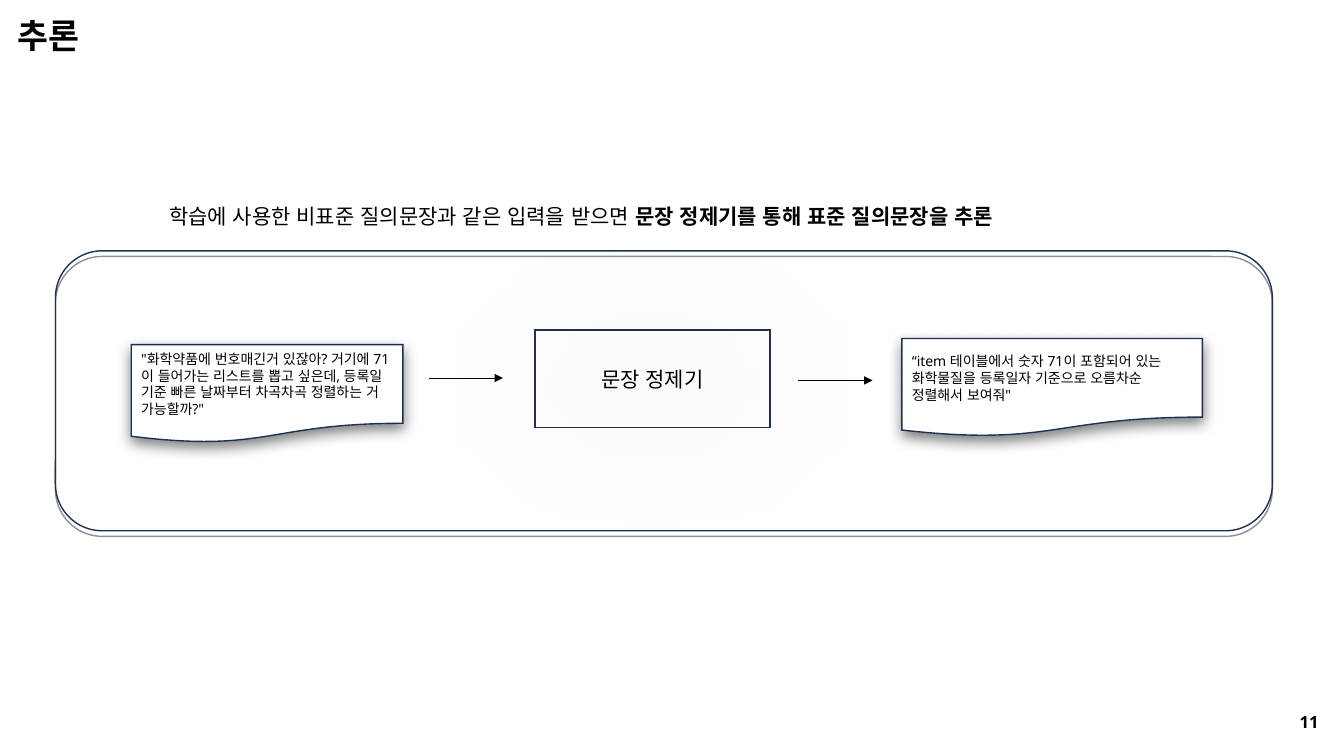
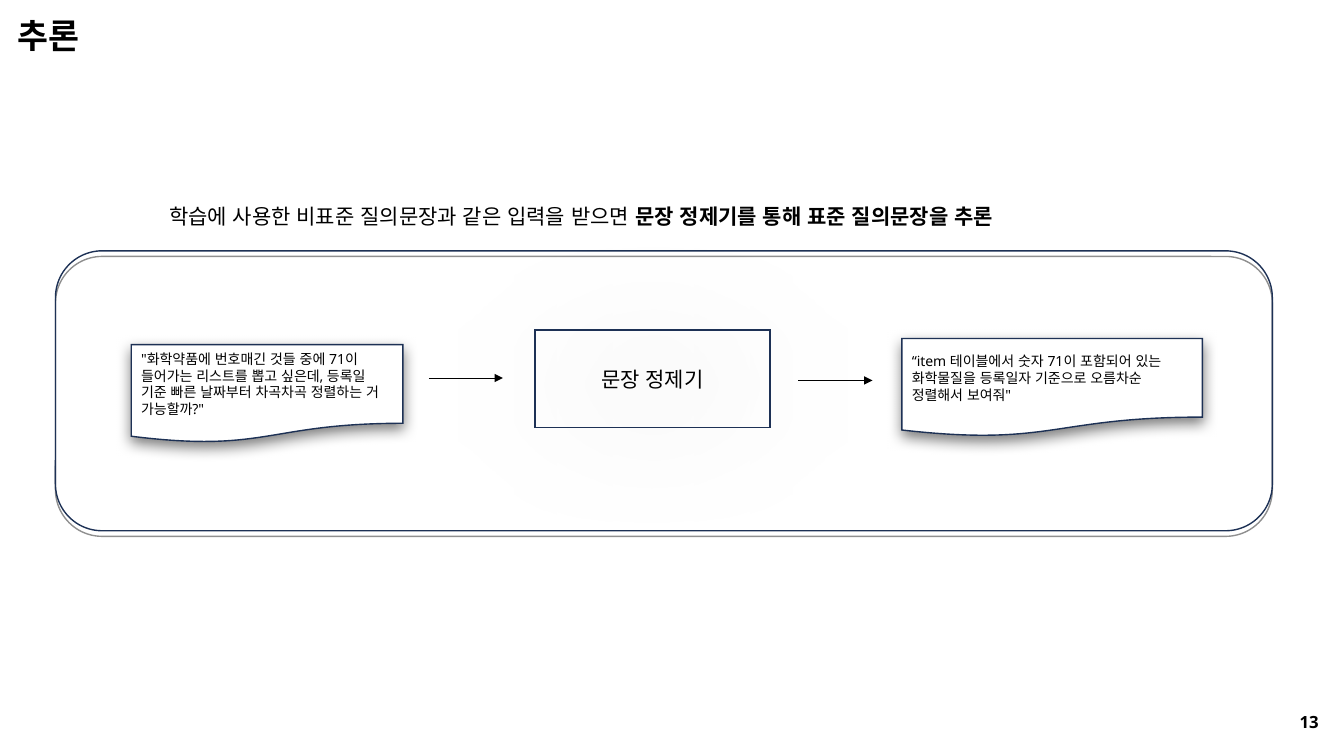
Before and after one commit to seungdeng/DELab, a slide deck: slide 12 of PPT/DSLab_이승건,송민섭_특허.pptx (slide 14 before the commit). Drawn at 1344x756 pixels with LibreOffice and Linux fonts; fonts in the diff are those of the drawing. Boxes give left, top, right and bottom in pixels: in the first picture for what was removed or moved away, otherwise in the second. Text is boxed around its words. In the diff, an @@ line names an element or a change of style, - is before the commit and + after.

```diff
--- a/PPT/DSLab_이승건,송민섭_특허.pptx
+++ b/PPT/DSLab_이승건,송민섭_특허.pptx
@@ text in flow chart document at box(141, 352, 379, 415): text changed @@
-"화학약품에 번호매긴거 있잖아? 거기에 71이 들어가는 리스트를 뽑고 싶은데, 등록일 기준 빠른 날짜부터 차곡차곡 정렬하는 거 가능할까?"
+"화학약품에 번호매긴 것들 중에 71이 들어가는 리스트를 뽑고 싶은데, 등록일 기준 빠른 날짜부터 차곡차곡 정렬하는 거 가능할까?"
@@ text at box(1300, 716, 1319, 728): text changed @@
-11
+13
```
Also in this commit, not shown: 12 other slides changed, 2 slides added, 2 slides removed.
